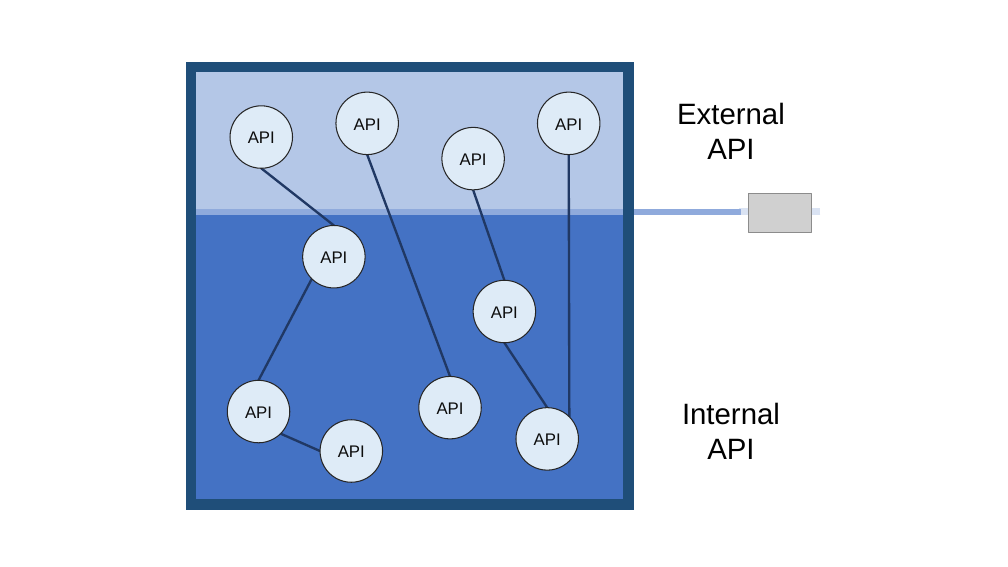
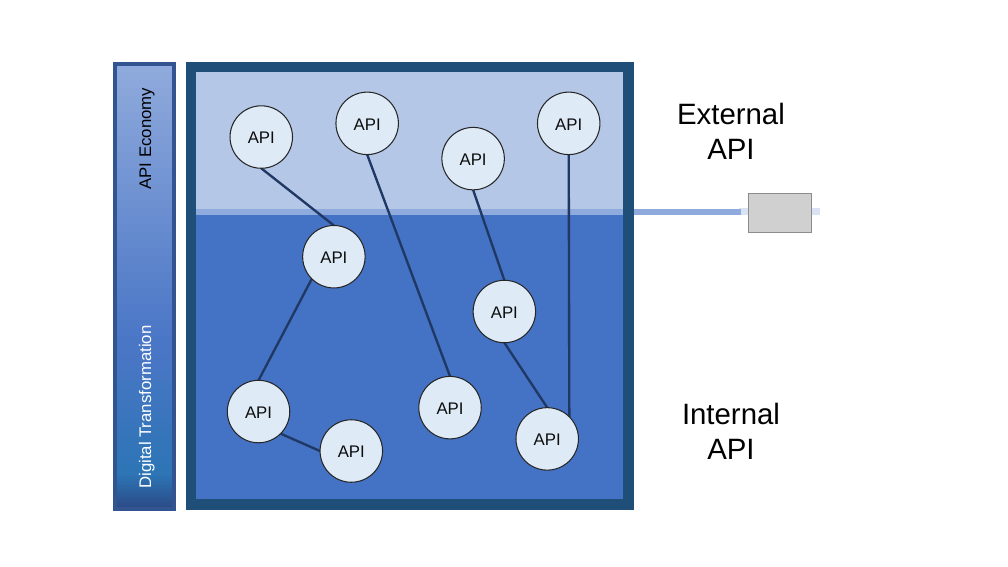
Before and after one commit to dret/lectures, a slide deck: slide 1 of nginx-2019/img/api-external-internal.pptx. Drawn at 1008x567 pixels with LibreOffice and Linux fonts; fonts in the diff are those of the drawing; grey boxes stand for pictures. Boxes give left, top, right and bottom in pixels: in the first picture for what was removed or moved away, otherwise in the second. Text is boxed around its words. In the diff, an @@ line names an element or a change of style, - is before the commit and + after.

Commit message:
adding left-hand text box

```diff
--- a/nginx-2019/img/api-external-internal.pptx
+++ b/nginx-2019/img/api-external-internal.pptx
@@ rectangle added at [115, 64, 174, 510], fill gradient #2A4B86 to #2E75B6 to #4A76C6 to #8FAADC, outline #325491 4 pt @@
@@ text added at [136, 95, 155, 189], 16 pt, text #000000 @@
+API Economy
@@ text added at [136, 337, 155, 487], 16 pt, text #FFFFFF @@
+Digital Transformation
```
